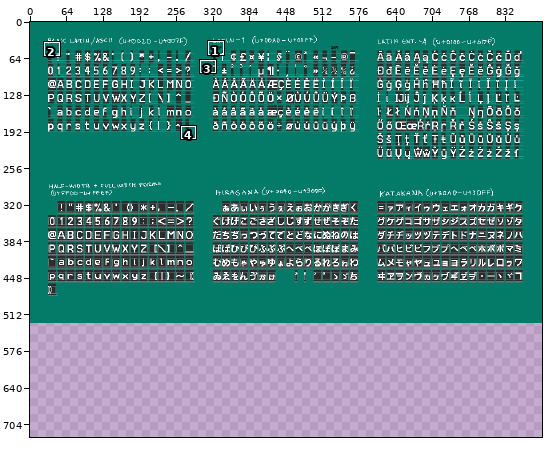
Two versions of one pixel-art file, june.aseprite. Above: a wide view before the commit, with the close-up outlined.
Close-up. Earlier state:
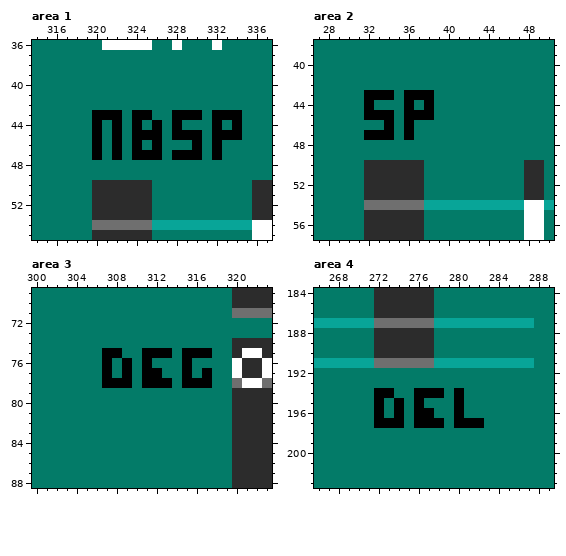
896x527 pixels, 1 frame. Shown: area 1: x 314..337, y 36..55; area 2: x 27..50, y 38..57; area 3: x 300..323, y 69..88; area 4: x 266..289, y 184..203. The old version is drawn lined up with the new one, on the new canvas. The commit also changed other parts of the picture, which this record leaves out.
Once edited:
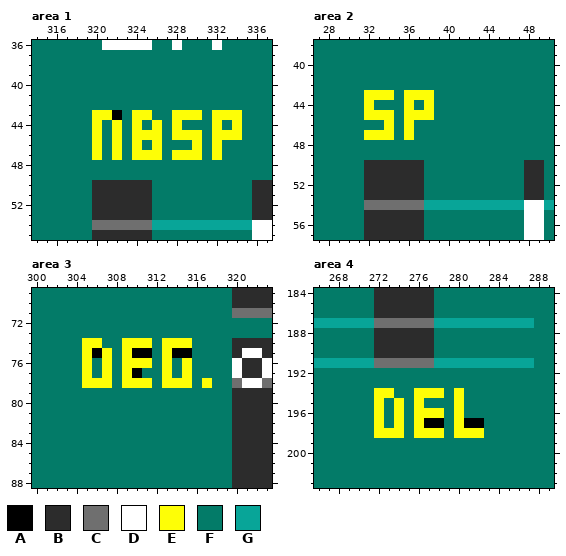
Palette (. is transparent): A #000000  B #2c2c2c  C #6f6f6f  D #ffffff  E #fefe06  F #037b68  G #08a598
Difference:
{"change": "canvas 896x527 -> 896x727"}
{"where": "area 1"}
{"y":43,"x":320,"old":"AA","new":"EE"}
{"y":43,"x":324,"old":"AA","new":"EE"}
{"y":43,"x":328,"old":"AAA","new":"EEE"}
{"y":43,"x":332,"old":"AAA","new":"EEE"}
{"y":44,"x":320,"old":"A","new":"E"}
{"y":44,"x":322,"old":"A","new":"E"}
{"y":44,"x":324,"old":"A","new":"E"}
{"y":44,"x":326,"old":"A","new":"E"}
{"y":44,"x":328,"old":"A","new":"E"}
{"y":44,"x":332,"old":"A","new":"E"}
{"y":44,"x":334,"old":"A","new":"E"}
{"y":45,"x":320,"old":"A","new":"E"}
{"y":45,"x":322,"old":"A","new":"E"}
{"y":45,"x":324,"old":"AAA","new":"EEE"}
{"y":45,"x":328,"old":"AAA","new":"EEE"}
{"y":45,"x":332,"old":"AAA","new":"EEE"}
{"y":46,"x":320,"old":"A","new":"E"}
{"y":46,"x":322,"old":"A","new":"E"}
{"y":46,"x":324,"old":"A","new":"E"}
{"y":46,"x":326,"old":"A","new":"E"}
{"y":46,"x":330,"old":"A","new":"E"}
{"y":46,"x":332,"old":"A","new":"E"}
{"y":47,"x":320,"old":"A","new":"E"}
{"y":47,"x":322,"old":"A","new":"E"}
{"y":47,"x":324,"old":"AAA","new":"EEE"}
{"y":47,"x":328,"old":"AAA","new":"EEE"}
{"y":47,"x":332,"old":"A","new":"E"}
{"where": "area 2"}
{"y":43,"x":32,"old":"AAA","new":"EEE"}
{"y":43,"x":36,"old":"AAA","new":"EEE"}
{"y":44,"x":32,"old":"A","new":"E"}
{"y":44,"x":36,"old":"A","new":"E"}
{"y":44,"x":38,"old":"A","new":"E"}
{"y":45,"x":32,"old":"AAA","new":"EEE"}
{"y":45,"x":36,"old":"AAA","new":"EEE"}
{"y":46,"x":34,"old":"A","new":"E"}
{"y":46,"x":36,"old":"A","new":"E"}
{"y":47,"x":32,"old":"AAA","new":"EEE"}
{"y":47,"x":36,"old":"A","new":"E"}
{"where": "area 3"}
{"y":74,"x":305,"old":"FF","new":"EE"}
{"y":74,"x":309,"old":"FFF","new":"EEE"}
{"y":74,"x":313,"old":"FFF","new":"EEE"}
{"y":75,"x":305,"old":"FFAAFF","new":"EAEFEA"}
{"y":75,"x":312,"old":"AAF","new":"FEA"}
{"y":75,"x":316,"old":"AA","new":"FF"}
{"y":76,"x":305,"old":"F","new":"E"}
{"y":76,"x":307,"old":"A","new":"E"}
{"y":76,"x":309,"old":"AFA","new":"EEE"}
{"y":76,"x":313,"old":"F","new":"E"}
{"y":76,"x":315,"old":"A","new":"E"}
{"y":77,"x":305,"old":"F","new":"E"}
{"y":77,"x":307,"old":"A","new":"E"}
{"y":77,"x":309,"old":"AFAAF","new":"EAFFE"}
{"y":77,"x":315,"old":"A","new":"E"}
{"y":77,"x":317,"old":"A","new":"F"}
{"y":78,"x":305,"old":"FFAAAFAAAFAAA","new":"EEEFEEEFEEEFE"}
{"where": "area 4"}
{"y":194,"x":272,"old":"AA","new":"EE"}
{"y":194,"x":276,"old":"AAA","new":"EEE"}
{"y":194,"x":280,"old":"A","new":"E"}
{"y":195,"x":272,"old":"A","new":"E"}
{"y":195,"x":274,"old":"A","new":"E"}
{"y":195,"x":276,"old":"A","new":"E"}
{"y":195,"x":280,"old":"A","new":"E"}
{"y":196,"x":272,"old":"A","new":"E"}
{"y":196,"x":274,"old":"A","new":"E"}
{"y":196,"x":276,"old":"AAF","new":"EEE"}
{"y":196,"x":280,"old":"A","new":"E"}
{"y":197,"x":272,"old":"AAA","new":"EFE"}
{"y":197,"x":276,"old":"A","new":"E"}
{"y":197,"x":280,"old":"A","new":"E"}
{"y":198,"x":272,"old":"FFF","new":"EEE"}
{"y":198,"x":276,"old":"FFF","new":"EEE"}
{"y":198,"x":280,"old":"FFF","new":"EEE"}
{"label":"changed","picture_box":[92,110,242,160]}
{"label":"changed","picture_box":[364,90,434,140]}
{"label":"changed","picture_box":[82,338,212,388]}
{"label":"changed","picture_box":[374,388,484,438]}
